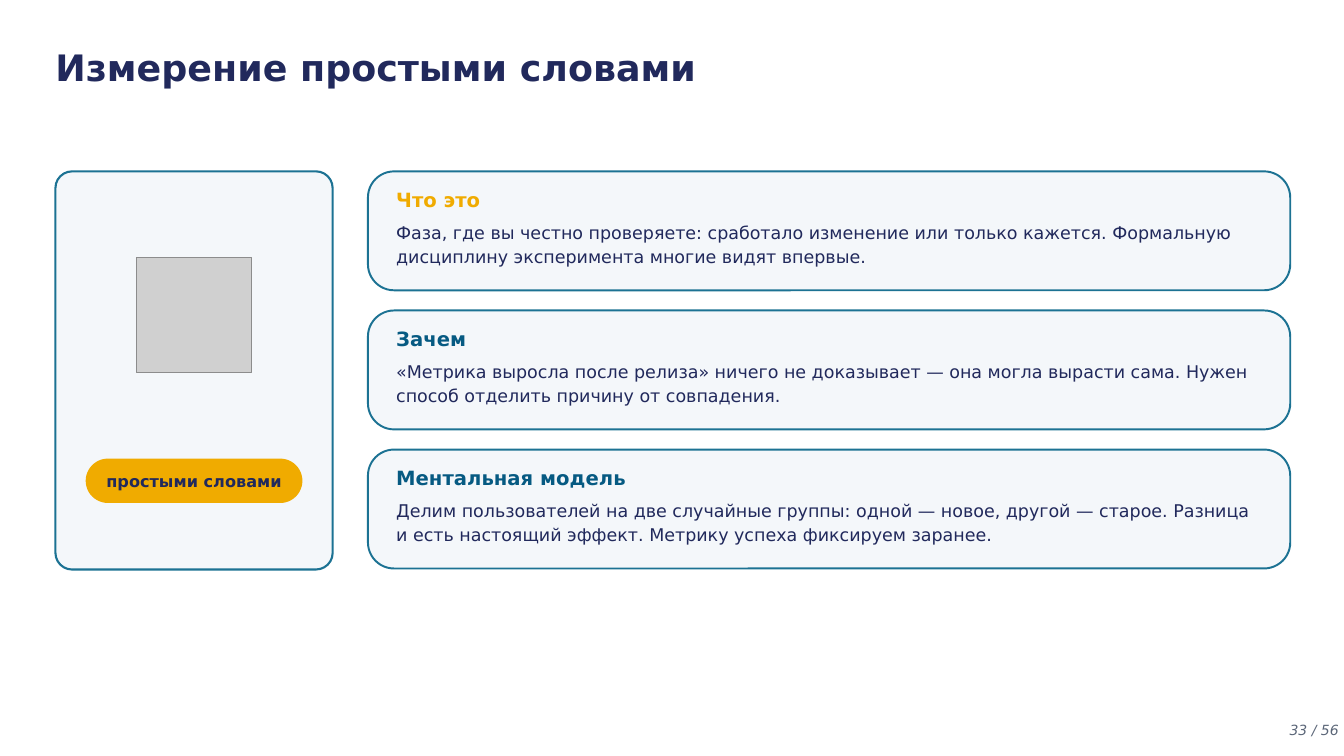
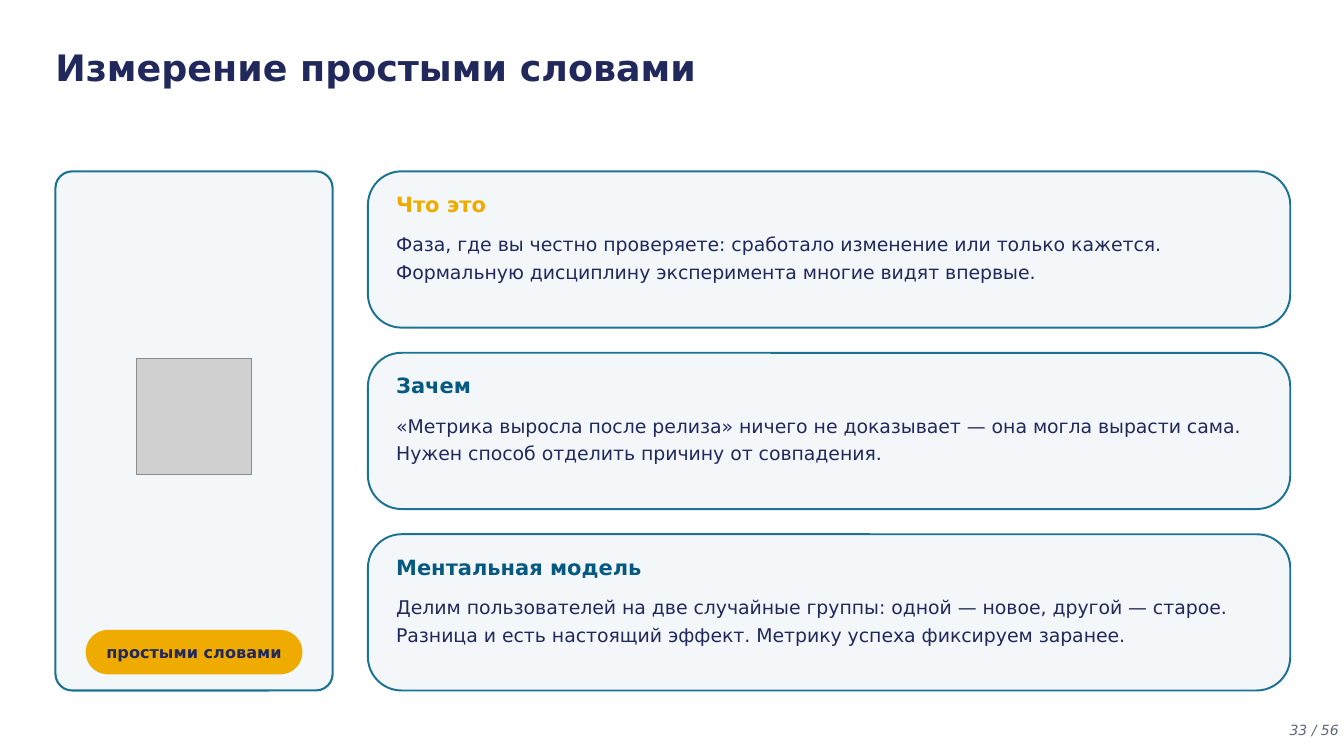
Before and after one commit to tellina-study/AI-usage-lessons, a slide deck: slide 33 of library/lectures/lec-05/rendered/lec-05.pptx. Drawn at 1344x756 pixels with LibreOffice and Linux fonts; fonts in the diff are those of the drawing; grey boxes stand for pictures. Boxes give left, top, right and bottom in pixels: in the first picture for what was removed or moved away, otherwise in the second. Text is boxed around its words. In the diff, an @@ line names an element or a change of style, - is before the commit and + after.

```diff
--- a/library/lectures/lec-05/rendered/lec-05.pptx
+++ b/library/lectures/lec-05/rendered/lec-05.pptx
@@ rounded rectangle: place and size @@
-rounded rectangle at <box>55,171,333,570</box>
+rounded rectangle at <box>55,171,333,691</box>
@@ rounded rectangle: place and size @@
-rounded rectangle at <box>368,171,1291,290</box>
+rounded rectangle at <box>368,171,1291,328</box>
@@ text "Фаза, где вы честно проверяете: ...": place and size @@
-text "Фаза, где вы честно проверяете: ..." at <box>396,225,1231,267</box>
+text "Фаза, где вы честно проверяете: ..." at <box>396,236,1161,283</box>
@@ picture: place and size @@
-picture at <box>136,257,252,373</box>
+picture at <box>136,358,252,474</box>
@@ rounded rectangle: place and size @@
-rounded rectangle at <box>368,311,1291,430</box>
+rounded rectangle at <box>368,353,1291,509</box>
@@ text "Зачем": place and size @@
-text "Зачем" at <box>396,331,466,347</box>
+text "Зачем" at <box>396,377,471,394</box>
@@ text "«Метрика выросла после релиза» ничего ...": place and size @@
-text "«Метрика выросла после релиза» ничего ..." at <box>396,365,1247,406</box>
+text "«Метрика выросла после релиза» ничего ..." at <box>396,419,1241,464</box>
@@ proportions changed in 3 elements at <box>368,171,1291,328</box>, <box>368,353,1291,509</box>, <box>368,534,1291,691</box> @@
@@ rounded rectangle: place and size @@
-rounded rectangle at <box>368,450,1291,569</box>
+rounded rectangle at <box>368,534,1291,691</box>
@@ size 14 to 15 pt in 3 elements at <box>396,196,486,213</box>, <box>396,377,471,394</box>, <box>396,559,641,578</box> @@
@@ text "Ментальная модель": place and size @@
-text "Ментальная модель" at <box>396,470,625,488</box>
+text "Ментальная модель" at <box>396,559,641,578</box>
@@ size 12.5 to 13.5 pt; line spacing 1.12 to 1.22 in 3 elements at <box>396,236,1161,283</box>, <box>396,419,1241,464</box>, <box>396,599,1227,646</box> @@
@@ text "Делим пользователей на две случайные ...": place and size @@
-text "Делим пользователей на две случайные ..." at <box>396,504,1249,545</box>
+text "Делим пользователей на две случайные ..." at <box>396,599,1227,646</box>
@@ rounded rectangle "простыми словами": place and size @@
-rounded rectangle "простыми словами" at <box>86,459,302,503</box>
+rounded rectangle "простыми словами" at <box>86,630,302,675</box>
```
Also in this commit, not shown: 16 other slides changed, 25 other files.
